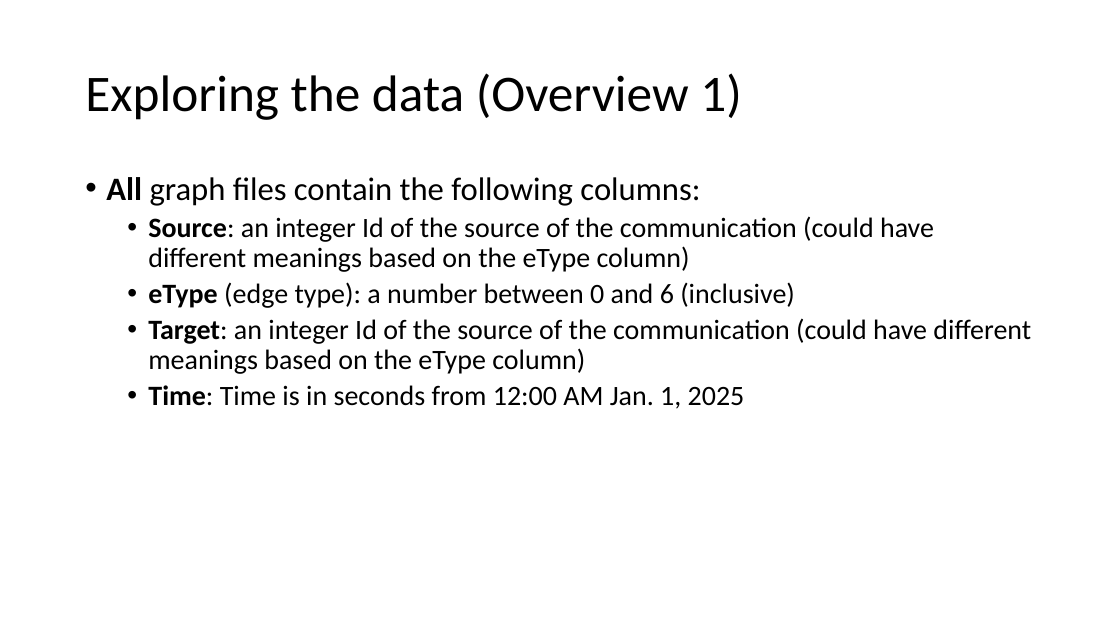
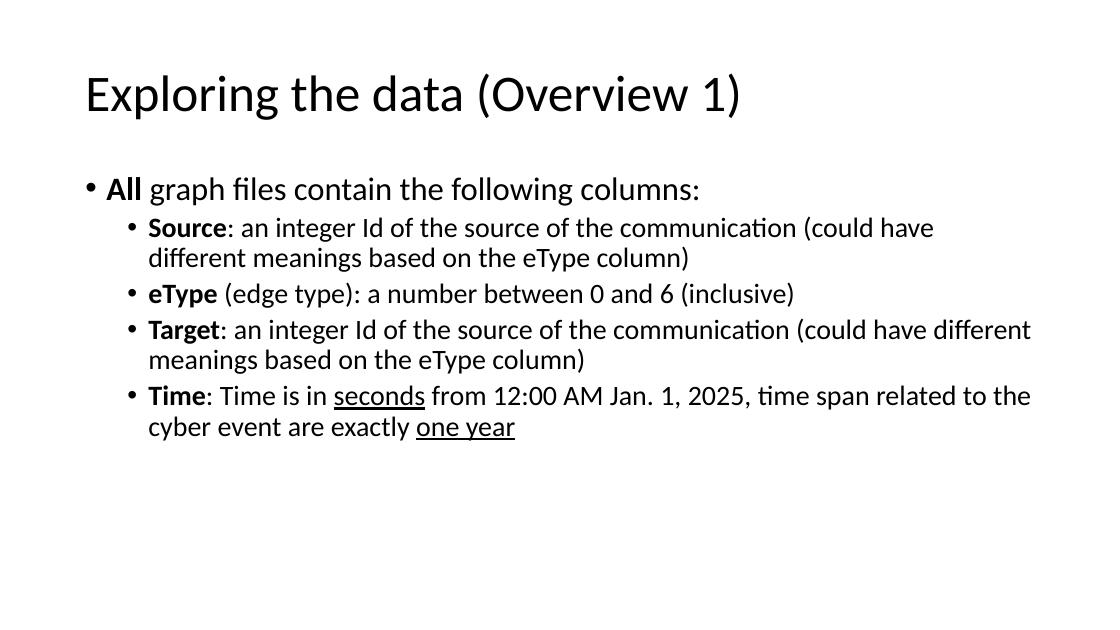
Before and after one commit to AtrayeeNeog/Visualization_2019-20, a slide deck: slide 5 of Documentation/Project_Presentation_v1.pptx. Drawn at 1120x630 pixels with LibreOffice and Linux fonts; fonts in the diff are those of the drawing. Boxes give left, top, right and bottom in pixels: in the first picture for what was removed or moved away, otherwise in the second. Text is boxed around its words. In the diff, an @@ line names an element or a change of style, - is before the commit and + after.

```diff
--- a/Documentation/Project_Presentation_v1.pptx
+++ b/Documentation/Project_Presentation_v1.pptx
@@ text at (x1=148, y1=385, x2=1031, y2=441): text changed @@
-  • Time: Time is in seconds from 12:00 AM Jan. 1, 2025
+  • Time: Time is in seconds from 12:00 AM Jan. 1, 2025, time span related to the cyber event are exactly one year
```
Also in this commit, not shown: 2 slides added.
